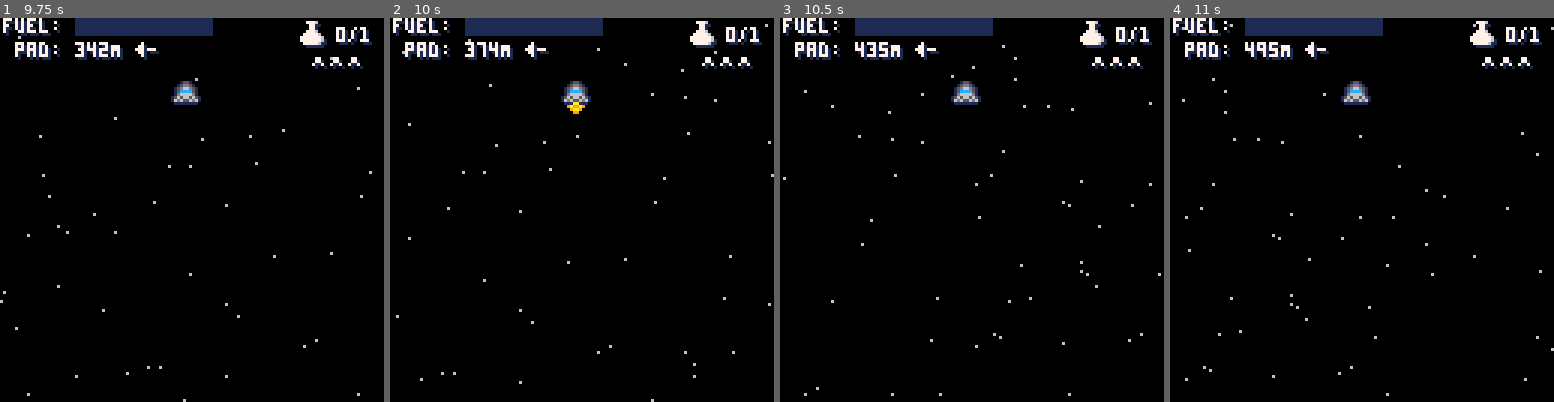
Above: before the commit, frames 1-4 (left to right).
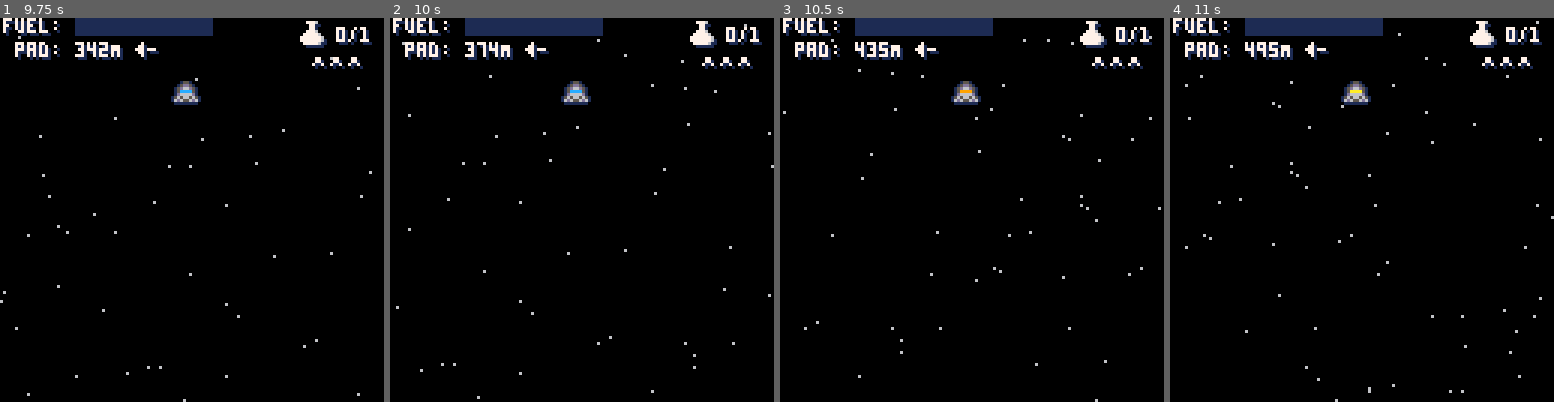
Above: after the commit, the same moments.

Repository: lewsid/moon-missions
Game: PICO-8 cartridge moonmissions.p8
Two runs of this game, one before a commit and one after it. Both use one fixed random seed, a clock stepped at 60 frames per second and the inputs below.
Inputs:
- Up to frame 1 (9.75 s): tap X (X key) at 0.33, 1.07, 1.85, 2.97, 4.08, 5.2, 6.32, 7.43, 8.55, 9.67 s; tap O (Z key) at 0.7, 1.7, 2.1, 2.5, 2.9, 3.3, 3.7, 4.1, 4.5, 4.9, 5.3, 5.7, 6.1, 6.5, 6.9, 7.3, 7.7, 8.1, 8.5, 8.9, 9.3, 9.7 s; hold Right 1.6-2.1 s; hold Up 2.15-2.42 s; hold Right 2.47-3.03 s; hold Left 3.08-3.58 s; hold Down 3.63-3.97 s; hold Right 4.02-4.68 s; hold Up 4.73-5.03 s; hold Left 5.08-5.68 s; hold Down 5.73-6.03 s; hold Right 6.08-6.58 s; hold Right 6.63-7.13 s; hold Up 7.18-7.45 s; hold Right 7.5-8.07 s; hold Left 8.12-8.62 s; hold Down 8.67-9 s; hold Right 9.05-9.72 s
- Up to frame 2 (10 s): hold Up from 9.77 s (still down)
- Up to frame 3 (10.5 s): release Up at 10.07 s; tap O (Z key) at 10.1 s; hold Left from 10.12 s (still down)
- Up to frame 4 (11 s): tap O (Z key) at 10.5, 10.9 s; release Left at 10.72 s; hold Down from 10.77 s (still down); tap X (X key) at 10.78 s

Frame 1 is identical in both runs. In frame 2, 0.6% of the frame differs, in the area x 1-100%, y 1-100%; in frame 3, 0.6%; in frame 4, 0.7%, in the area x 3-100%, y 0-100%.

Commit message:
Fixed bug preventing fuel from running out

Diff:
--- a/moonmissions.p8
+++ b/moonmissions.p8
@@ -1,10 +1,10 @@
 pico-8 cartridge // http://www.pico-8.com
 version 29
 __lua__
--- mun lander v2.91
+-- mun lander v2.92
 -- by lewsidboi/smolboigames, 2020
 
-version="V2.91"
+version="V2.92"
 
 --game parameters
 config={}
@@ -693,7 +693,7 @@
 		end
 
 		--up
-		if(btn(2) or btn(❎) and ship.fuel>0) then
+		if((btn(2) or btn(❎)) and ship.fuel>0) then
 			ship.dy-=config.thrust
 			ship.up_sprite=4+rnd(2)
 			ship.fuel-=1
Not shown, changed: the thumbnail (__label__) section of moonmissions.p8
Not shown, changed: README.md
Not shown, changed: RELEASE.md
Not shown, changed: moonmissions.p8.png
